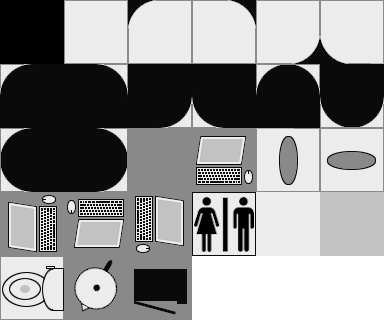
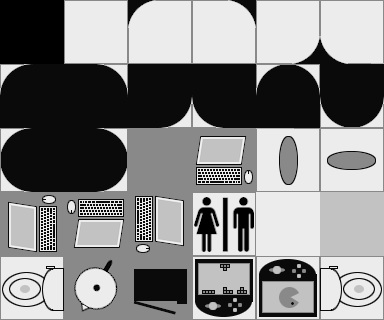
Before/after of a (384, 320) layered artwork. What changed in the layer stack:
added layer "Pasted Layer #30" above "Outline" over box(320, 256, 384, 320)
moved "Outline" above "Pasted Layer #29", painted on it over box(192, 192, 384, 320)
added layer "Pasted Layer #29" above "Pasted Layer #28" over box(256, 256, 320, 320)
added layer "Pasted Layer #28" above "Pasted Layer #27" over box(192, 256, 256, 320)
